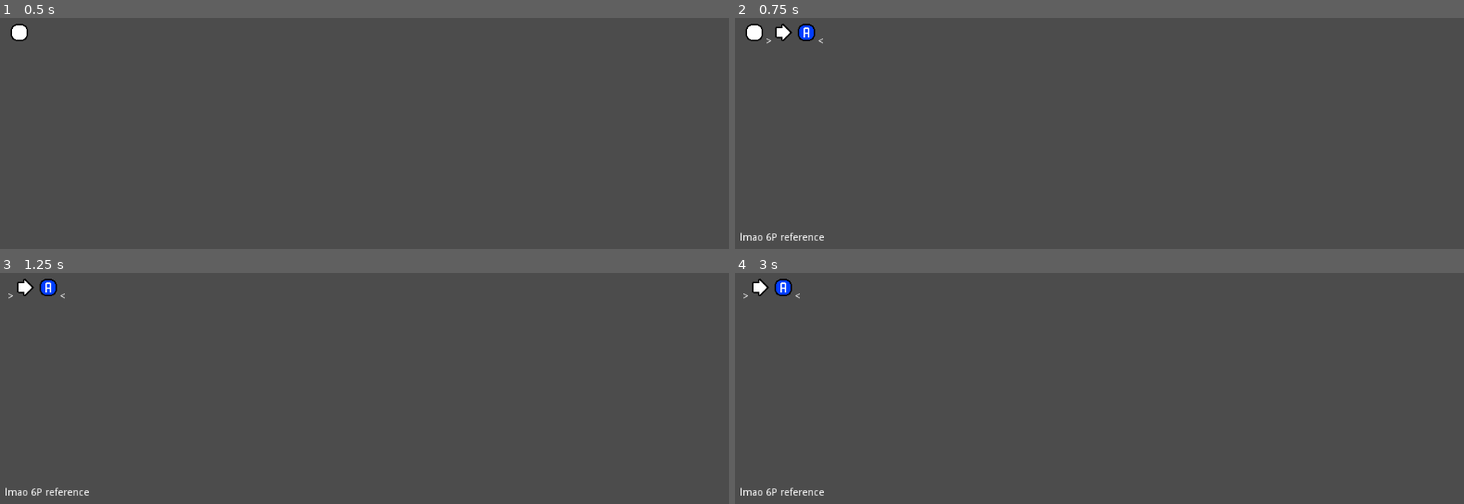
Above: before the commit, frames 1-4 (two rows, left to right).
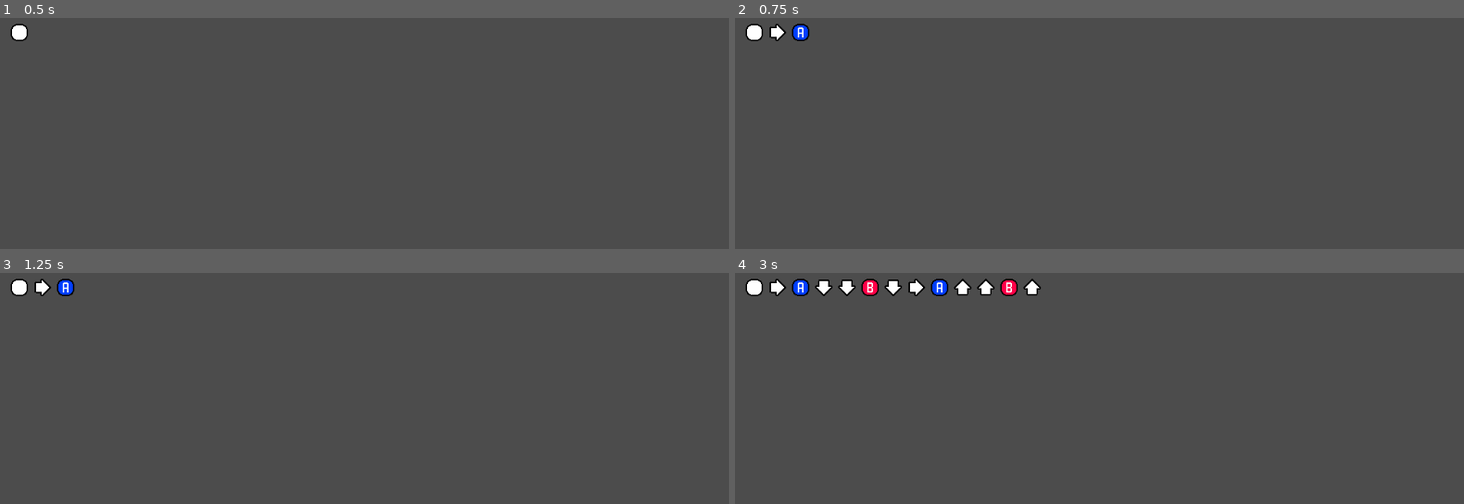
Above: after the commit, the same moments.

Repository: PistolRcks/flfa-project
Game: Godot game, scene res://debug/ComboTester.tscn
The game is run twice, just before and just after one commit, with the same random seed, the same clock (stepped at 60 frames per second) and the same inputs.
Inputs:
- Up to frame 1 (0.5 s): no input
- Up to frame 2 (0.75 s): tap Enter at 0.5 s; hold D (right) from 0.53 s (still down); hold J (attack_a) from 0.53 s (still down)
- Up to frame 3 (1.25 s): keep holding D (right); keep holding J (attack_a)
- Up to frame 4 (3 s): release D (right) at 1.28 s; release J (attack_a) at 1.28 s; hold S (down) 1.28-2.03 s; tap K (attack_b) at 1.35, 2.85 s; tap Space at 2 s; hold D (right) 2.03-2.78 s; hold J (attack_a) 2.03-2.78 s; hold W (up) from 2.78 s (still down)

Frame 1 is identical in both runs. In frame 2, 0.5% of the frame differs, in the area x 0-13%, y 2-97%; in frame 3, 0.7%; in frame 4, 1.9%, in the area x 0-42%, y 2-97%.

Commit message:
Even more boilerplate...

Diff:
--- /dev/null
+++ b/player/Player.gd
@@ -0,0 +1,39 @@
+extends KinematicBody2D
+
+# Numpad notation:
+# 7 8 9 UL U UR
+# 4 5 6 L  N R
+# 1 2 3 DL D DR
+
+# Attacks are A and B (G stands for both A and B). Notation is numpad notation
+# Input combos higher to have more priority
+var combo_list = [
+	["236.?A$", "Fireball"],		# Quartercircle Forward + A (additional char for ease of input)
+	["65?23.?A$", "Dragon Punch"],	# Z motion forward (optional neutral) + A (additional char for ease of input)
+	["G$", "Forward Grab"],
+	["5A$", "Punch"],				# Just A (technically neutral A)
+	["6A$", "lmao 6P reference"],	# Forward + A
+	["2A$", "Dickpunch (yes that's really what it's called in Tekken)"],	# Down + A (yes that is actually what it is called)
+	["5656$", "Forward Dash"],		# Doubletap Forward
+]
+
+onready var combo_controller = $ComboController
+
+# Called when the node enters the scene tree for the first time.
+func _ready():
+	for combo in combo_list:
+		combo_controller.register_combo(combo)
+
+
+# Called every frame. 'delta' is the elapsed time since the previous frame.
+#func _process(delta):
+#	pass
+
+
+func produce_hitbox():
+	# Copy code from the other game again lol
+	pass
+
+func _on_ComboController_combo_performed(combo, player):
+	# Perform animation here...
+	pass
--- a/player/Player.tscn
+++ b/player/Player.tscn
@@ -1,10 +1,28 @@
-[gd_scene load_steps=2 format=2]
+[gd_scene load_steps=5 format=2]
+
+[ext_resource path="res://util/hitbox/Hitbox.tscn" type="PackedScene" id=1]
+[ext_resource path="res://util/ComboController.tscn" type="PackedScene" id=2]
+[ext_resource path="res://player/Player.gd" type="Script" id=3]
 
 [sub_resource type="RectangleShape2D" id=1]
 extents = Vector2( 10, 20 )
 
 [node name="Player" type="KinematicBody2D"]
+script = ExtResource( 3 )
 
 [node name="Collider" type="CollisionShape2D" parent="."]
 position = Vector2( 0, -20 )
 shape = SubResource( 1 )
+
+[node name="Hurtboxes" type="Node2D" parent="."]
+
+[node name="Hurtbox1" parent="Hurtboxes" instance=ExtResource( 1 )]
+position = Vector2( 0, -20 )
+scale = Vector2( 1, 2 )
+type = "HURT"
+team = "0"
+debugColor = Color( 0, 0, 1, 1 )
+
+[node name="ComboController" parent="." instance=ExtResource( 2 )]
+
+[connection signal="combo_performed" from="ComboController" to="." method="_on_ComboController_combo_performed"]
--- a/util/ComboController.gd
+++ b/util/ComboController.gd
@@ -4,22 +4,7 @@
 
 # FIXME: Fix accidental reinputting of direction input (line 56)
 
-# Numpad notation:
-# 7 8 9 UL U UR
-# 4 5 6 L  N R
-# 1 2 3 DL D DR
-
-# Attacks are A and B (G stands for both A and B). Notation is numpad notation
-# Input combos higher to have more priority
-var combo_list = [
-	["236.?A$", "Fireball"],		# Quartercircle Forward + A (additional char for ease of input)
-	["65?23.?A$", "Dragon Punch"],	# Z motion forward (optional neutral) + A (additional char for ease of input)
-	["G$", "Forward Grab"],
-	["5A$", "Punch"],				# Just A (technically neutral A)
-	["6A$", "lmao 6P reference"],	# Forward + A
-	["2A$", "Dickpunch (yes that's really what it's called in Tekken)"],	# Down + A (yes that is actually what it is called)
-	["5656$", "Forward Dash"],		# Doubletap Forward
-]
+var combo_list = []
 
 var recent_inputs = " "
 var inputs_updated = false
@@ -116,6 +101,10 @@
 			new_string += c
 	return new_string
 
+# Adds combos to the combo list
+func register_combo(combo : Array):
+	combo_list.append(combo)
+
 func _on_InputHolder_timeout():
 	input_being_held = false
 	recent_inputs = " "
